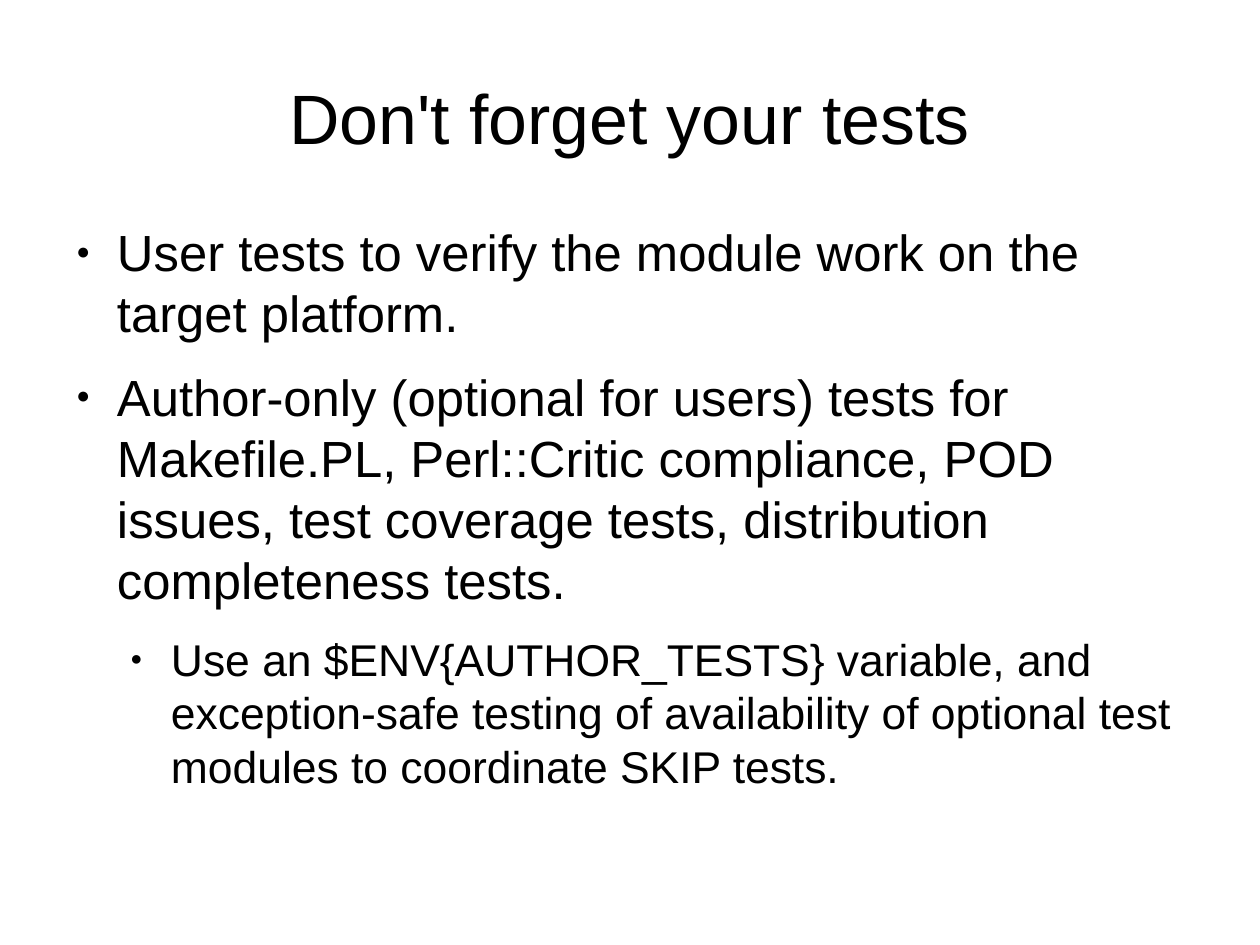
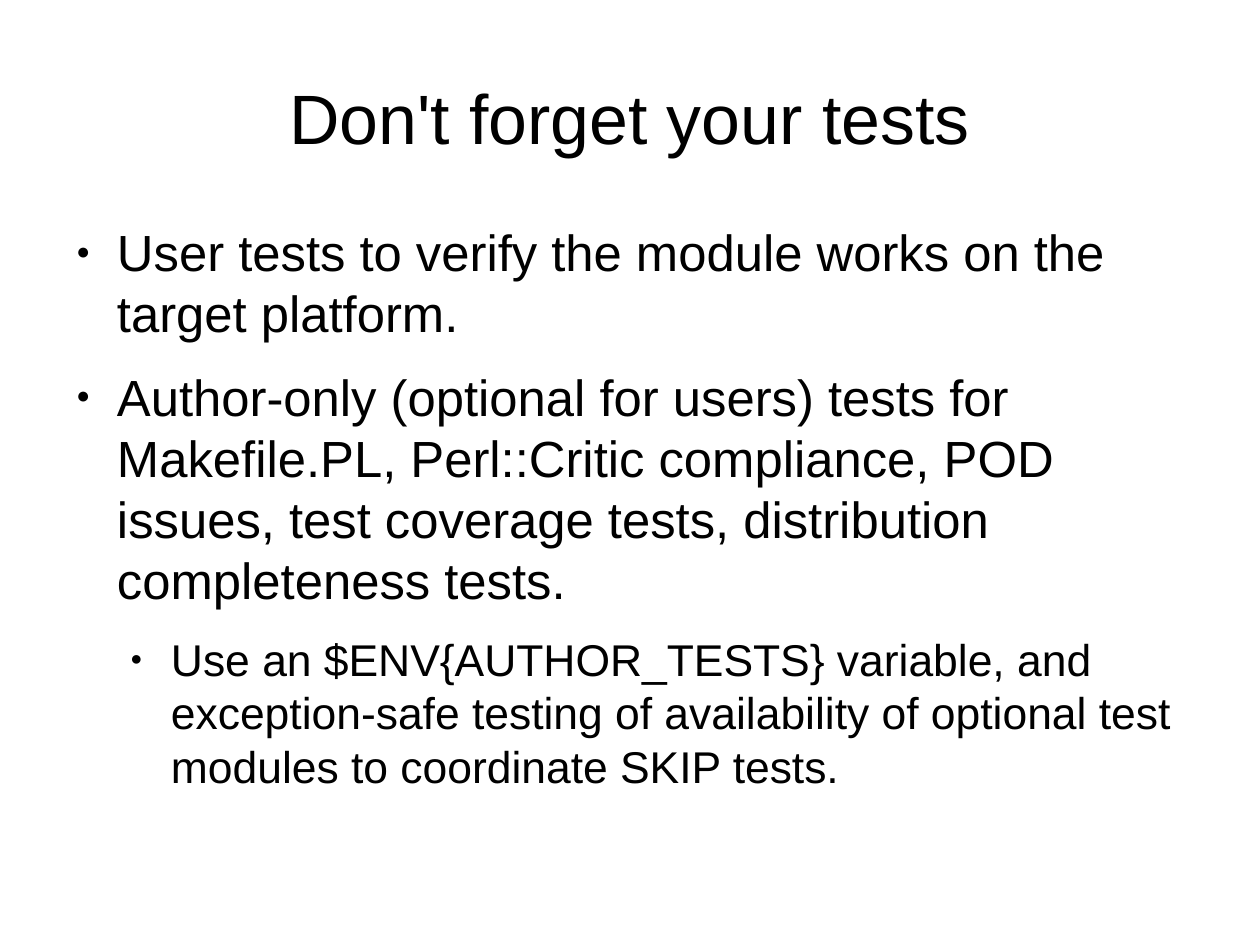
Before and after one commit to daoswald/CPAN-Power-Tools-Talk, a slide deck: slide 24 of PowerTools-I.odp. Drawn at 1260x945 pixels with LibreOffice and Linux fonts; fonts in the diff are those of the drawing. Boxes give left, top, right and bottom in pixels: in the first picture for what was removed or moved away, otherwise in the second. Text is boxed around its words. In the diff, an @@ line names an element or a change of style, - is before the commit and + after.

```diff
--- a/PowerTools-I.odp
+++ b/PowerTools-I.odp
@@ text at box(117, 234, 1105, 343): text changed @@
-● User tests to verify the module work on the target platform.
+● User tests to verify the module works on the target platform.
```
Also in this commit, not shown: 4 other slides changed, 24 slides added.
